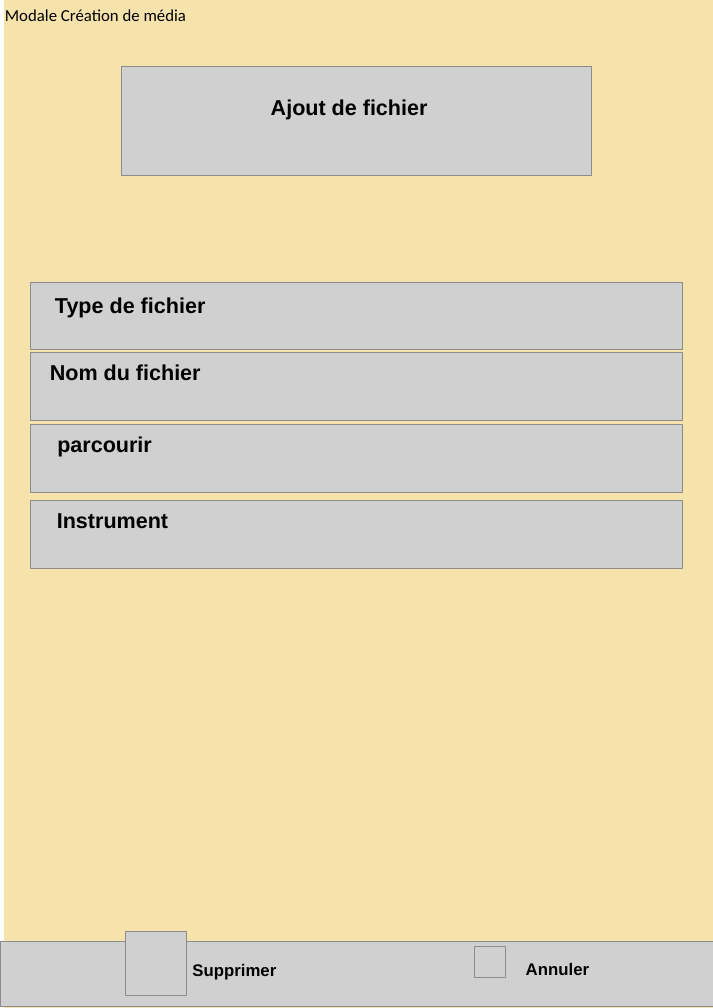
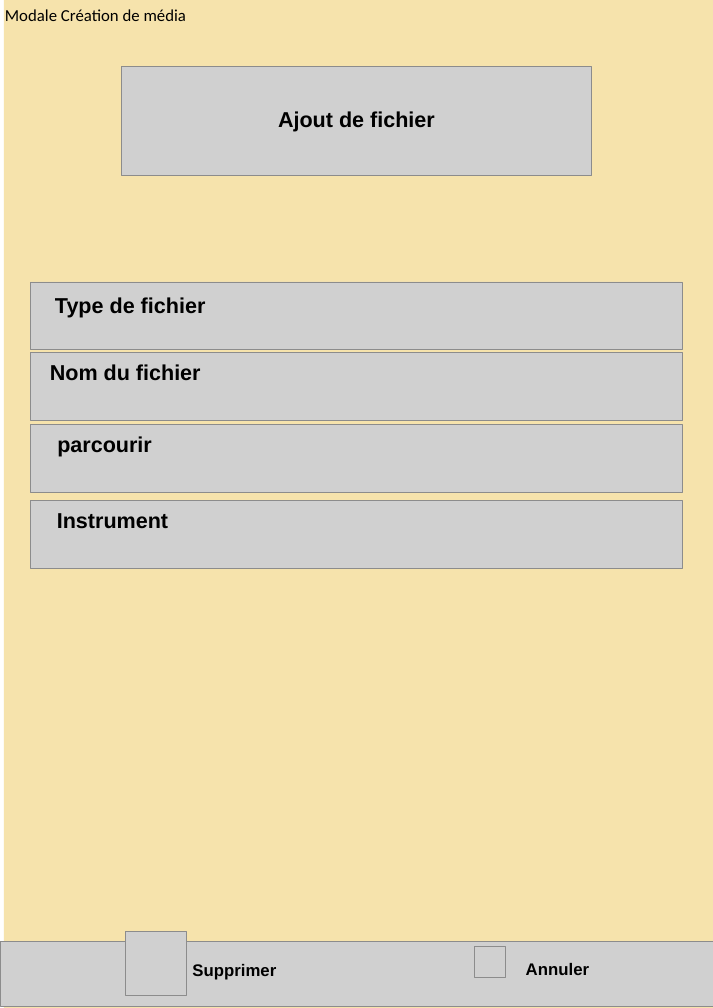
Before and after one commit to konchu974/requiem-for-a-spring, a slide deck: slide 12 of maquettes/maquetteHD.pptx (slide 15 before the commit). Drawn at 713x1008 pixels with LibreOffice and Linux fonts; fonts in the diff are those of the drawing; grey boxes stand for pictures. Boxes give left, top, right and bottom in pixels: in the first picture for what was removed or moved away, otherwise in the second. Text is boxed around its words. In the diff, an @@ line names an element or a change of style, - is before the commit and + after.

```diff
--- a/maquettes/maquetteHD.pptx
+++ b/maquettes/maquetteHD.pptx
@@ text "Ajout de fichier": place and size @@
-text "Ajout de fichier" at <box>271,99,428,120</box>
+text "Ajout de fichier" at <box>278,111,435,132</box>
```
Also in this commit, not shown: 3 other slides changed, 2 slides added, 1 slide removed, 7 other files.
